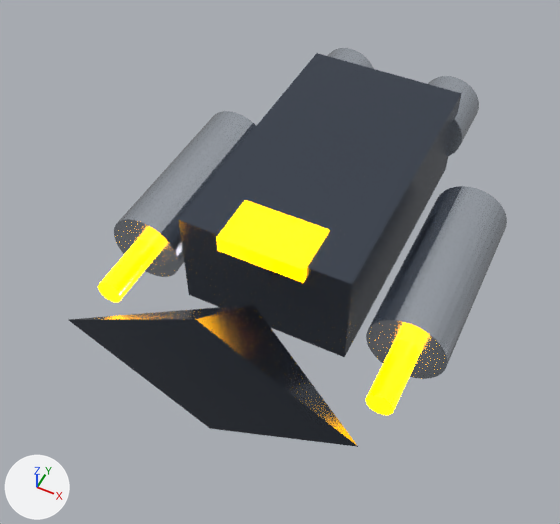
Renders of the glTF model assets/models/gunship.glb from each side of a commit.
Rendered twice from a camera (50 mm lens) standing at (1.03, -2.6, 2.59) and looking at (-0.08, -0.38, -0.18). Every picture has the same lights, and +X, +Y and +Z are marked at lower left. The picture after the commit comes second. Where no turn or scale is listed for an object, it has been applied to the vertices. Vertices at exactly the same position are counted once.

In view in the first picture: 'Barrel_L', 'Barrel_R', 'Engine_L', 'Engine_R', 'GunshipCockpit', 'GunshipHull', 'GunshipNose', 'WeaponPod_L', 'WeaponPod_R'.
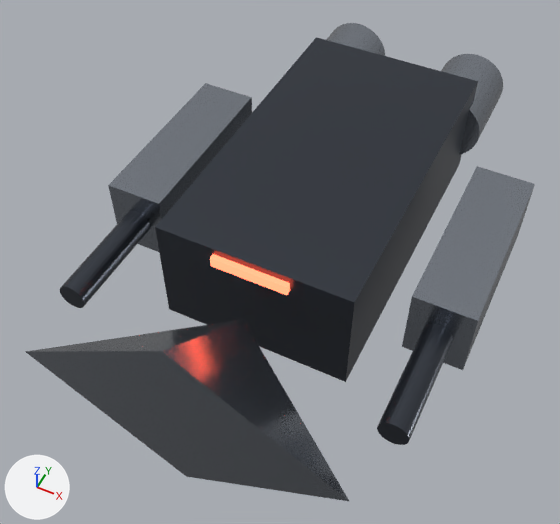
Changed parts and their boxes [x1, y1, x2, y2] in the pictures (560 x 524 px):
'GunshipHull', rescaled (14% wider, 13% taller): before [179, 53, 462, 357]; after [155, 37, 478, 382]
'CockpitArmor', added: after [25, 320, 349, 501]
'GunshipNose', deleted: before [69, 305, 358, 447]
'WeaponPod_R', deleted: before [366, 186, 507, 379]
'Sponson_R', added: after [402, 166, 535, 370]
'Sponson_L', added: after [108, 83, 252, 252]
'WeaponPod_L', deleted: before [114, 111, 256, 277]
'GunshipCockpit', recoloured: [210, 200, 329, 295] in both
'Autocannon_R', added: after [377, 324, 453, 445]
'Engine_R', recoloured, moved, rescaled (21% wider, 26% taller): before [428, 76, 479, 156]; after [441, 54, 503, 155]
'Autocannon_L', added: after [60, 211, 150, 308]
'Barrel_R', deleted: before [366, 340, 419, 415]
'Barrel_L', deleted: before [98, 239, 157, 302]
'Engine_L', recoloured, moved, rescaled: before [328, 48, 374, 69]; after [326, 23, 385, 56]

What changed in the scene script:
```text
Change me_cylinder_004:
    remove me_cylinder_004.from_pydata(...)  # 64 vertices, 124 faces; spans x -0.16..0.16, y -0.15..0.15, z -0.16..0.16
    remove me_cylinder_004.materials.append(mat_gunshipsteel)  # light grey #cbd3dd
    add me_cylinder_004.from_pydata(...)  # 64 vertices, 124 faces; spans x -0.18..0.18, y -0.225..0.225, z -0.18..0.18
    me_cylinder_004 part 1: the whole mesh is scaled about its middle by (1.13, 1.5, 1.13)
    add me_cylinder_004.materials.append(mat_mat_titanium2)  # grey #99a0aa
Change me_cylinder_006:
    remove me_cylinder_006.from_pydata(...)  # 64 vertices, 124 faces; spans x -0.16..0.16, y -0.15..0.15, z -0.16..0.16
    remove me_cylinder_006.materials.append(mat_gunshipsteel)  # light grey #cbd3dd
    add me_cylinder_006.from_pydata(...)  # 64 vertices, 124 faces; spans x -0.18..0.18, y -0.225..0.225, z -0.18..0.18
    me_cylinder_006 part 2: the whole mesh is scaled about its middle by (1.13, 1.5, 1.13)
    add me_cylinder_006.materials.append(mat_mat_titanium2)  # grey #99a0aa
Change me_cube_001:
    where me_cube_001.from_pydata(...)  # 8 vertices, 12 faces; spans x -0.5..0.5, y -0.5..0.5, z -0.5..0.5
    remove me_cube_001.materials.append(mat_gunshipglow)  # orange #ffaa00, glowing orange #ffaa00
    add me_cube_001.materials.append(mat_mat_opticred2)  # red #ff503f, glowing red #ff593f
Add me_cone_1:
    me_cone_1.from_pydata([(0.0, -0.27, -0.455), (0.715, -0.27, 0.0), (0.0, -0.27, 0.455), (-0.715, -0.27, 0.0), (0.0, 0.27, 0.0)], [], [(0, 4, 1), (1, 4, 2), (0, 1, 2), (0, 2, 3), (2, 4, 3), (3, 4, 0)])
    me_cone_1.materials.append(mat_mat_titanium2)  # grey #99a0aa
Remove ob_barrel_l:
    ob_barrel_l = bpy.data.objects.new('Barrel_L', me_cylinder_001)
Remove ob_barrel_r:
    ob_barrel_r = bpy.data.objects.new('Barrel_R', me_cylinder_003)
Change ob_engine_l:
    ob_engine_l.location: (-0.3, 0.8, 0.0) -> (-0.35, 0.95, 0.0)
Change ob_engine_r:
    ob_engine_r.location: (0.3, 0.8, 0.0) -> (0.35, 0.95, 0.0)
Change ob_gunshiphull:
    ob_gunshiphull.scale: (0.8, 1.4, 0.5) -> (0.9, 1.6, 0.55)
Remove ob_gunshipnose:
    ob_gunshipnose = bpy.data.objects.new('GunshipNose', me_cone)
Remove ob_weaponpod_l:
    ob_weaponpod_l = bpy.data.objects.new('WeaponPod_L', me_cylinder)
Remove ob_weaponpod_r:
    ob_weaponpod_r = bpy.data.objects.new('WeaponPod_R', me_cylinder_002)
Add ob_sponson_r:
    ob_sponson_r = bpy.data.objects.new('Sponson_R', me_cube_003)  # a box spanning x -0.14..0.14, y -0.45..0.45, z -0.175..0.175; in mat_mat_titanium2 (grey #99a0aa)
    ob_sponson_r.location = (0.75, -0.1, -0.05)
Add ob_sponson_l:
    ob_sponson_l = bpy.data.objects.new('Sponson_L', me_cube_003.copy())
    ob_sponson_l.location = (-0.75, -0.1, -0.05)
Add ob_cockpitarmor:
    ob_cockpitarmor = bpy.data.objects.new('CockpitArmor', me_cone_1)
    ob_cockpitarmor.location = (0.0, -1.15, 0.0)
Add ob_autocannon_r:
    ob_autocannon_r = bpy.data.objects.new('Autocannon_R', me_cylinder_001_1)  # a 32-sided cylinder along y spanning x -0.065..0.065, y -0.325..0.325, z -0.065..0.065; in mat_mat_darkarmor2 (dark grey #4b5059)
    ob_autocannon_r.location = (0.75, -0.75, -0.05)
Add ob_autocannon_l:
    ob_autocannon_l = bpy.data.objects.new('Autocannon_L', me_cylinder_001_1.copy())
    ob_autocannon_l.location = (-0.75, -0.75, -0.05)
```
